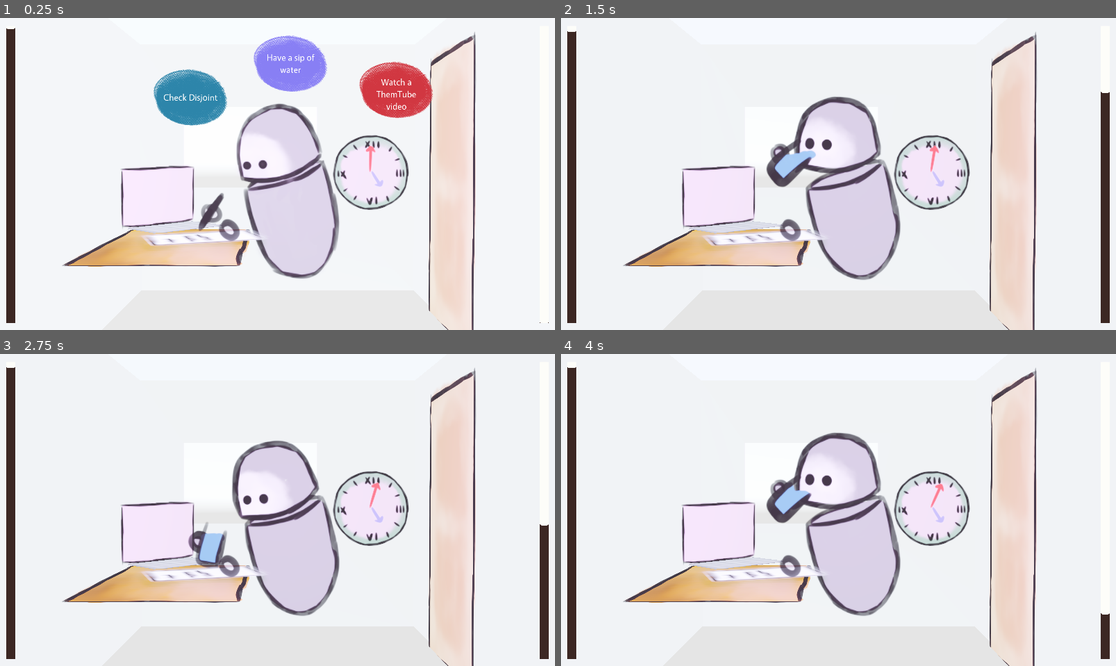
Above: before the commit, frames 1-4 (two rows, left to right).
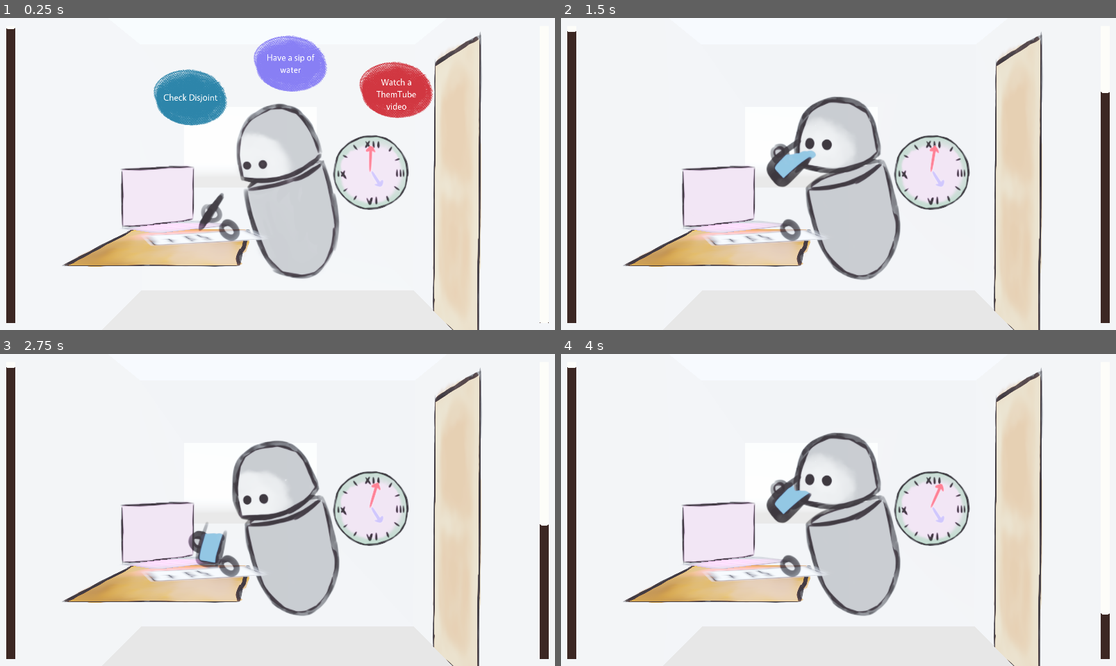
Above: after the commit, the same moments.

Repository: bucketfish/procrastination-simulator
Game: Godot game, scene res://Main.tscn
Same seed, same stepped clock (60 frames per second), same inputs: the game is played once before the commit and once after it. A sky picture missing from this copy of the repository is replaced by a grey-blue gradient.
Inputs:
- Up to frame 1 (0.25 s): no input
- Up to frame 2 (1.5 s): click "Have a sip of water" at 0.5 s; tap Enter at 1.25 s
- Up to frame 3 (2.75 s): tap Space at 2 s
- Up to frame 4 (4 s): tap Enter at 2.75 s; tap Space at 3.5 s

The runs differ from the first frame. In frame 1, 4.7% of the frame differs, in the area x 22-87%, y 4-100%; in frame 2, 4.4%; in frame 3, 4.4%; in frame 4, 4.4%.

Commit message:
Menu WIP

Diff:
--- a/Main.tscn
+++ b/Main.tscn
@@ -765,7 +765,7 @@
 axis = 1
 shaded = true
 double_sided = false
-alpha_cut = 1
+alpha_cut = 2
 texture = ExtResource( 12 )
 
 [node name="computer_screen" type="Sprite3D" parent="."]
@@ -777,7 +777,7 @@
 vframes = 2
 
 [node name="door" type="Sprite3D" parent="."]
-transform = Transform( 4.77671e-16, 8.74228e-09, -0.2, 0.25, -8.74228e-09, -2.64698e-23, -1.09278e-08, -0.2, -8.74228e-09, 1.43351, 1.17752, 0.184098 )
+transform = Transform( 4.77671e-16, 8.74228e-09, -0.2, 0.25, -8.74228e-09, -2.64698e-23, -1.09278e-08, -0.2, -8.74228e-09, 1.47412, 1.17752, 0.184098 )
 offset = Vector2( 0, 300 )
 shaded = true
 texture = ExtResource( 1 )
@@ -858,10 +858,18 @@
 environment = SubResource( 21 )
 
 [node name="OmniLight" type="OmniLight" parent="."]
-transform = Transform( 1, 0, 0, 0, 1, 0, 0, 0, 1, 0, 1.46539, 1.96449 )
-light_color = Color( 0.780392, 0.458824, 1, 1 )
+transform = Transform( 1, 0, 0, 0, 1, 0, 0, 0, 1, 0, 1.483, 2.019 )
+visible = false
+light_energy = 8.0
 shadow_enabled = true
 omni_range = 4.31507
 
+[node name="SpotLight" type="SpotLight" parent="."]
+transform = Transform( -0.770902, 0, -0.636953, 0, 1, 0, 0.636953, 0, -0.770902, -1.33645, 1.07112, -1.45277 )
+light_color = Color( 0.839216, 0.129412, 0.780392, 1 )
+light_energy = 16.0
+spot_range = 0.929349
+spot_angle = 52.272
+
 [connection signal="timeout" from="homework_timer" to="." method="_on_homework_timer_timeout"]
 [connection signal="timeout" from="game_timer" to="." method="_on_game_timer_timeout"]
--- /dev/null
+++ b/Menu.tscn
@@ -0,0 +1,35 @@
+[gd_scene load_steps=2 format=2]
+
+[ext_resource path="res://other_resources/action_button.tscn" type="PackedScene" id=1]
+
+[node name="Menu" type="Control"]
+anchor_right = 1.0
+anchor_bottom = 1.0
+__meta__ = {
+"_edit_use_anchors_": false
+}
+
+[node name="ActionButtonCenter" parent="." instance=ExtResource( 1 )]
+self_modulate = Color( 0.545098, 0.713726, 0.580392, 1 )
+margin_left = -368.0
+margin_top = -88.0
+margin_right = -112.0
+margin_bottom = 168.0
+script = null
+
+[node name="ActionButtonLabel" parent="ActionButtonCenter" index="0"]
+text = "Play"
+
+[node name="ActionButtonCenter2" parent="." instance=ExtResource( 1 )]
+self_modulate = Color( 0.823529, 0.219608, 0.258824, 1 )
+margin_left = 112.0
+margin_top = -88.0
+margin_right = 368.0
+margin_bottom = 168.0
+script = null
+
+[node name="ActionButtonLabel" parent="ActionButtonCenter2" index="0"]
+text = "Quit"
+
+[editable path="ActionButtonCenter"]
+[editable path="ActionButtonCenter2"]
